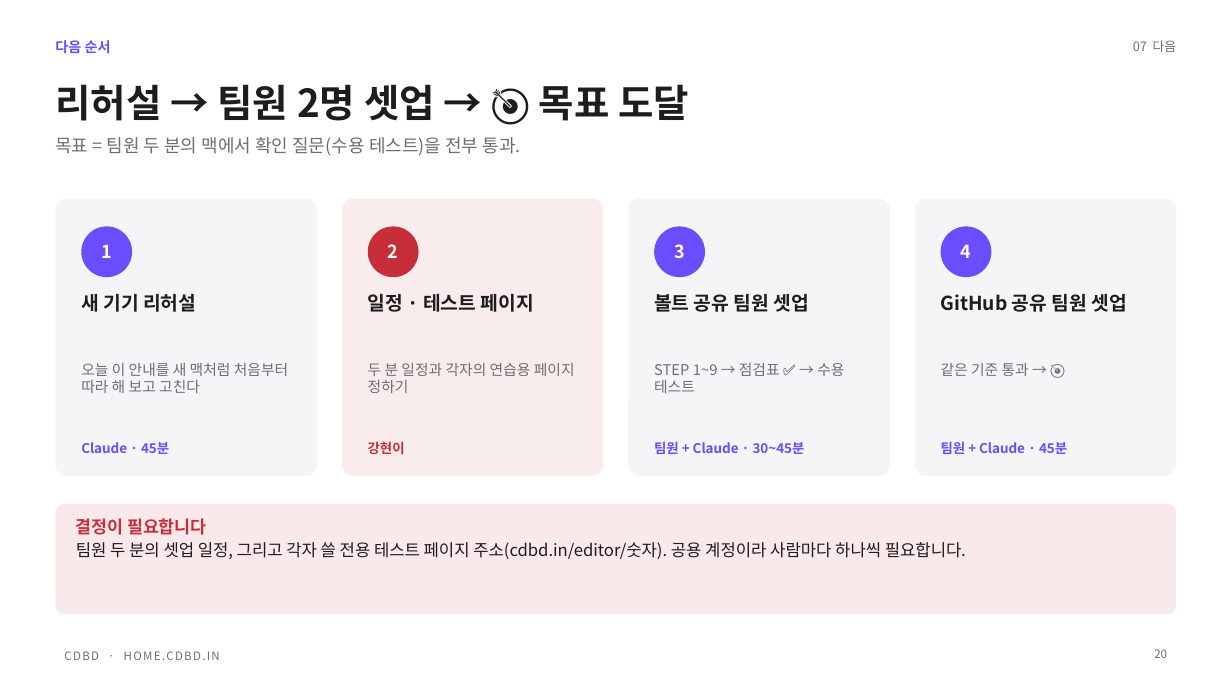
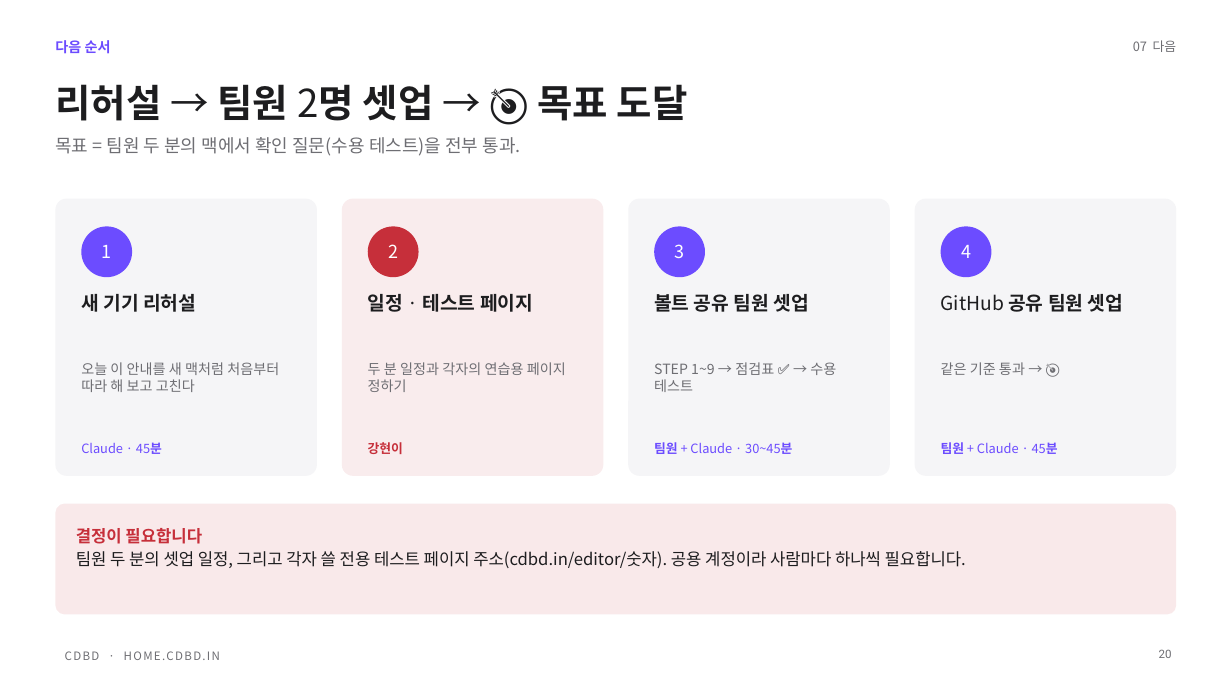
Before and after one commit to CdBd-in/design, a slide deck: slide 20 of _기능별 경로 가이드 — 결과 보고 발표 (2026-10-02).pptx. Drawn at 1232x693 pixels with LibreOffice and Linux fonts; fonts in the diff are those of the drawing. Boxes give left, top, right and bottom in pixels: in the first picture for what was removed or moved away, otherwise in the second. Text is boxed around its words. In the diff, an @@ line names an element or a change of style, - is before the commit and + after.

```diff
--- a/_기능별 경로 가이드 — 결과 보고 발표 (2026-10-02).pptx
+++ b/_기능별 경로 가이드 — 결과 보고 발표 (2026-10-02).pptx
@@ title "리허설 → 팀원 2명 셋업 ..." at [55, 84, 688, 121]: font Noto Sans CJK KR to Roboto in "리허설 팀원 2명 셋업 🎯 목표 도달"; bold off in "→ 2명 →" @@
@@ text "2" at [388, 244, 398, 258]: bold off @@
@@ text "4" at [961, 245, 971, 258]: bold off @@
@@ text "일정 · 테스트 페이지" at [368, 294, 533, 312]: font Noto Sans CJK KR to Roboto in "일정 테스트 페이지"; bold off in "·" @@
@@ text "GitHub 공유 팀원 셋업" at [941, 294, 1123, 312]: font Noto Sans CJK KR to Roboto in "공유 팀원 셋업"; bold off in "GitHub" @@
@@ text "오늘 이 안내를 새 맥처럼 ..." at [81, 362, 279, 392]: size 11.5 to 11 pt, font Noto Sans CJK KR to Roboto @@
@@ text "두 분 일정과 각자의 연습용 ..." at [368, 362, 566, 392]: size 11.5 to 11 pt, font Noto Sans CJK KR to Roboto @@
@@ text "STEP 1~9 → 점검표 ✅ ..." at [654, 362, 836, 392]: size 11.5 to 11 pt; font Noto Sans CJK KR to Roboto in "점검표 ✅ 수용 테스트" @@
@@ text "같은 기준 통과 → 🎯" at [941, 362, 1025, 375]: size 11.5 to 11 pt; font Noto Sans CJK KR to Roboto in "같은 기준 통과 🎯" @@
@@ text "Claude · 45분" at [81, 442, 162, 454]: size 10.5 to 10 pt, bold off; font Noto Sans CJK KR to Roboto in "45분" @@
@@ text "강현이" at [368, 442, 403, 454]: size 10.5 to 10 pt, font Noto Sans CJK KR to Roboto @@
@@ text "팀원 + Claude · 30~45분" at [654, 442, 792, 454]: size 10.5 to 10 pt; font Noto Sans CJK KR to Roboto in "팀원 30~45분"; bold off in "+ Claude · 30~45분" @@
@@ text "팀원 + Claude · 45분" at [941, 442, 1058, 454]: size 10.5 to 10 pt; font Noto Sans CJK KR to Roboto in "팀원 45분"; bold off in "+ Claude · 45분" @@
@@ text "결정이 필요합니다": place and size @@
-text "결정이 필요합니다" at [76, 518, 966, 559]
+text "결정이 필요합니다" at [76, 528, 966, 568]
@@ text "결정이 필요합니다" at [76, 528, 966, 568]: size 13.5 to 13 pt in "결정이 필요합니다"; font Noto Sans CJK KR to Roboto in "결정이 필요합니다", "팀원 두 분의 셋업 일정, 그리고 각자 ..." @@
@@ font Noto Sans CJK KR to Roboto in 3 elements at [81, 294, 196, 312], [654, 294, 808, 312], [1159, 649, 1172, 658] @@
```
Also in this commit, not shown: 19 other slides changed.
